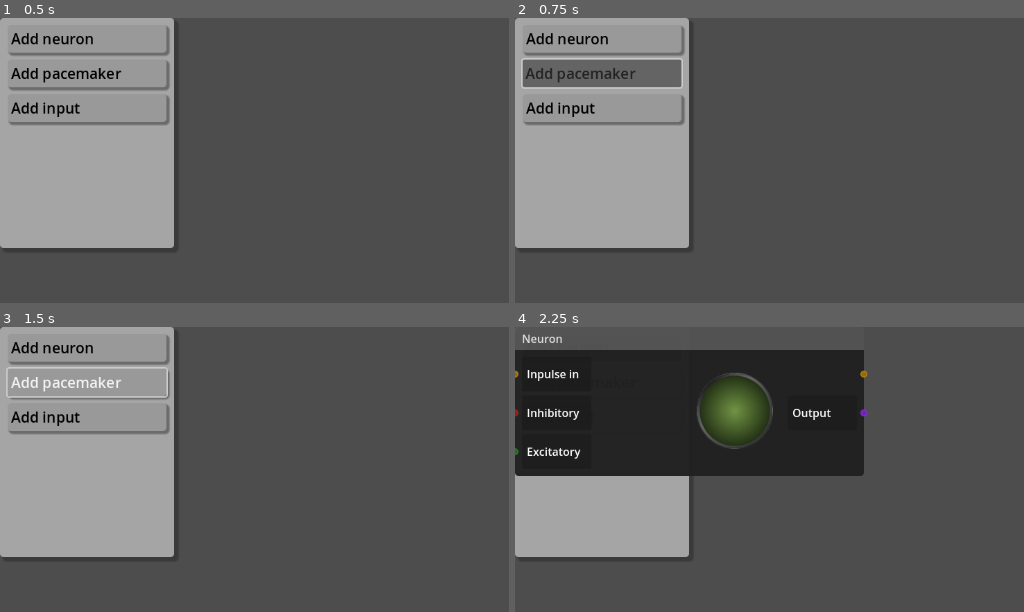
Above: before the commit, frames 1-4 (two rows, left to right).
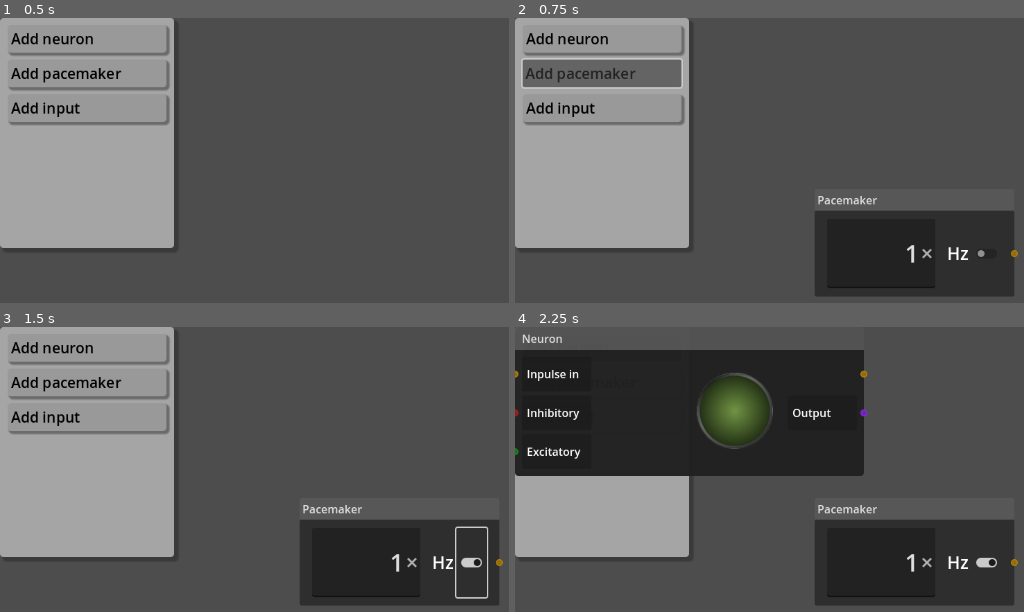
Above: after the commit, the same moments.

Repository: TheHat1/synapse
Game: Godot game, scene res://UI/add_elements_menu.tscn
Two runs of this game, one before a commit and one after it. Both use one fixed random seed, a clock stepped at 60 frames per second and the inputs below. This scene is started directly instead of the project's main scene. Sound files missing from this copy of the repository are replaced by a short silence.
Inputs (mouse positions are in pixels of both pictures, inside the frame that each line leads up to):
- Up to frame 1 (0.5 s): no input
- Up to frame 2 (0.75 s): click "Add pacemaker" at 0.5 s
- Up to frame 3 (1.5 s): click (473, 563) at 1.27 s
- Up to frame 4 (2.25 s): click "Add neuron" at 2 s

Frame 1 is identical in both runs. In frame 2, 12% of the frame differs, in the area x 58-99%, y 62-98%; in frame 3, 13%, in the area x 1-99%, y 14-98%; in frame 4, 12%.
Error before the commit: Invalid call. Nonexistent function 'close_menu_after_inst' in base 'Window'. (res://UI/add_elements_menu.gd:9)
Error after the commit: Invalid call. Nonexistent function 'close_menu_after_inst' in base 'Window'. (res://UI/add_elements_menu.gd:17)

Commit message:
Add pacemaker

Diff:
--- /dev/null
+++ b/PaceMaker/PaceMaker.tscn
@@ -0,0 +1,55 @@
+[gd_scene load_steps=2 format=3 uid="uid://bcgeffgltkwwg"]
+
+[ext_resource type="Script" uid="uid://bh4al3hnxc030" path="res://PaceMaker/pace_maker.gd" id="1_uimxc"]
+
+[node name="PaceMaker" type="GraphNode"]
+anchors_preset = 8
+anchor_left = 0.5
+anchor_top = 0.5
+anchor_right = 0.5
+anchor_bottom = 0.5
+offset_left = -108.0
+offset_top = -77.5
+offset_right = 108.0
+offset_bottom = 77.5
+grow_horizontal = 2
+grow_vertical = 2
+title = "Pacemaker"
+slot/0/left_enabled = false
+slot/0/left_type = 0
+slot/0/left_color = Color(1, 1, 1, 1)
+slot/0/left_icon = null
+slot/0/right_enabled = false
+slot/0/right_type = 0
+slot/0/right_color = Color(1, 1, 1, 1)
+slot/0/right_icon = null
+slot/0/draw_stylebox = true
+script = ExtResource("1_uimxc")
+
+[node name="HBoxContainer" type="HBoxContainer" parent="."]
+custom_minimum_size = Vector2(0, 100)
+layout_mode = 2
+
+[node name="LineEdit" type="LineEdit" parent="HBoxContainer"]
+layout_mode = 2
+theme_override_font_sizes/font_size = 35
+text = "1"
+placeholder_text = "1"
+alignment = 2
+max_length = 4
+emoji_menu_enabled = false
+virtual_keyboard_type = 3
+clear_button_enabled = true
+caret_blink = true
+
+[node name="Label" type="Label" parent="HBoxContainer"]
+layout_mode = 2
+theme_override_font_sizes/font_size = 25
+text = "  Hz"
+
+[node name="CheckButton" type="CheckButton" parent="HBoxContainer"]
+layout_mode = 2
+size_flags_horizontal = 3
+
+[connection signal="text_submitted" from="HBoxContainer/LineEdit" to="." method="_on_line_edit_text_submitted"]
+[connection signal="toggled" from="HBoxContainer/CheckButton" to="." method="_on_check_button_toggled"]
--- /dev/null
+++ b/PaceMaker/pace_maker.gd
@@ -0,0 +1,27 @@
+extends GraphNode
+
+var isToggled = false
+var interval := 1.0
+var elapsed := 0.0
+var frequency_hz := 1.0
+
+func _ready() -> void:
+	set_slot(0, false, 0, Color.FIREBRICK, true, 0, Color.DARK_GOLDENROD)
+
+func fire_output(port: int):
+	get_parent().trigger_from(name, port)
+
+func _on_check_button_toggled(toggled_on: bool) -> void:
+	isToggled = toggled_on
+
+func _process(delta: float) -> void:
+	if isToggled:
+		elapsed += delta
+		if elapsed >= interval:
+			elapsed -= interval
+			fire_output(0)
+
+func _on_line_edit_text_submitted(new_text: String) -> void:
+	if new_text.to_float() > 0:
+		frequency_hz = new_text.to_float()
+		interval = 1.0 / frequency_hz
--- a/UI/add_elements_menu.gd
+++ b/UI/add_elements_menu.gd
@@ -1,6 +1,7 @@
 extends Control
 
 var neuron = load("res://Neuron/neuron.tscn")
+var pacemaker = load("res://PaceMaker/PaceMaker.tscn")
 
 func _on_button_pressed() -> void:
 	var n = neuron.instantiate()
@@ -10,7 +11,10 @@
 
 
 func _on_button_2_pressed() -> void:
-	pass # Replace with function body.
+	var p = pacemaker.instantiate()
+	p.position_offset = position
+	get_parent().add_child(p)
+	get_parent().close_menu_after_inst()
 
 
 func _on_button_3_pressed() -> void:
--- a/project.godot
+++ b/project.godot
@@ -25,5 +25,6 @@
 folder_colors={
 "res://Assets/": "red",
 "res://Neuron/": "teal",
+"res://PaceMaker/": "yellow",
 "res://UI/": "blue"
 }
Not shown, added: PaceMaker/pace_maker.gd.uid
